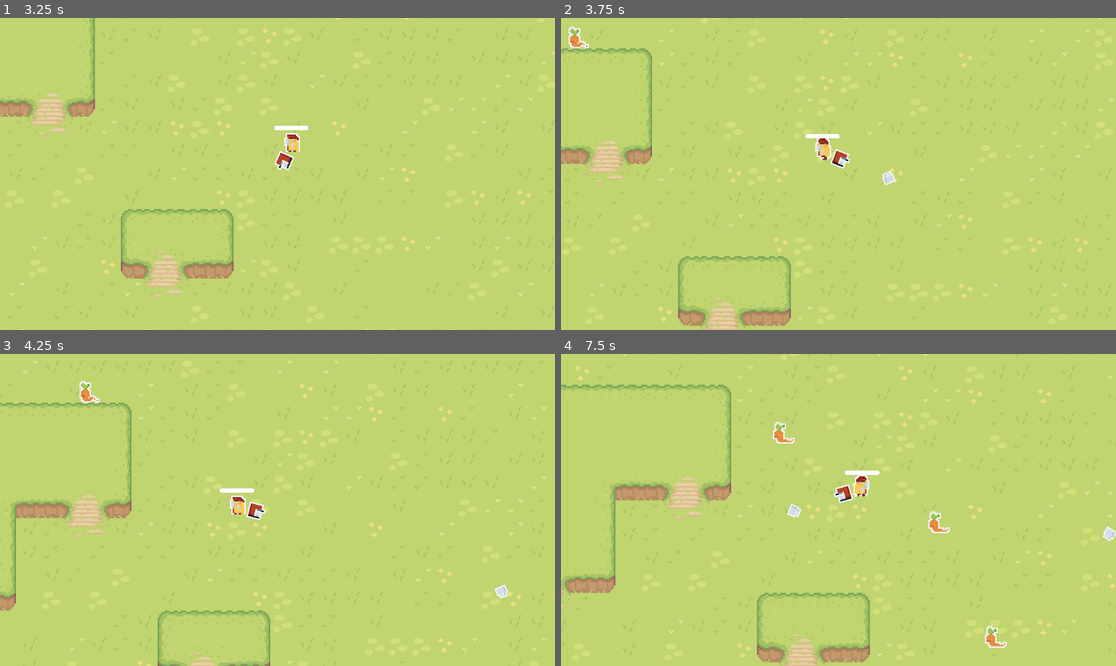
Above: before the commit, frames 1-4 (two rows, left to right).
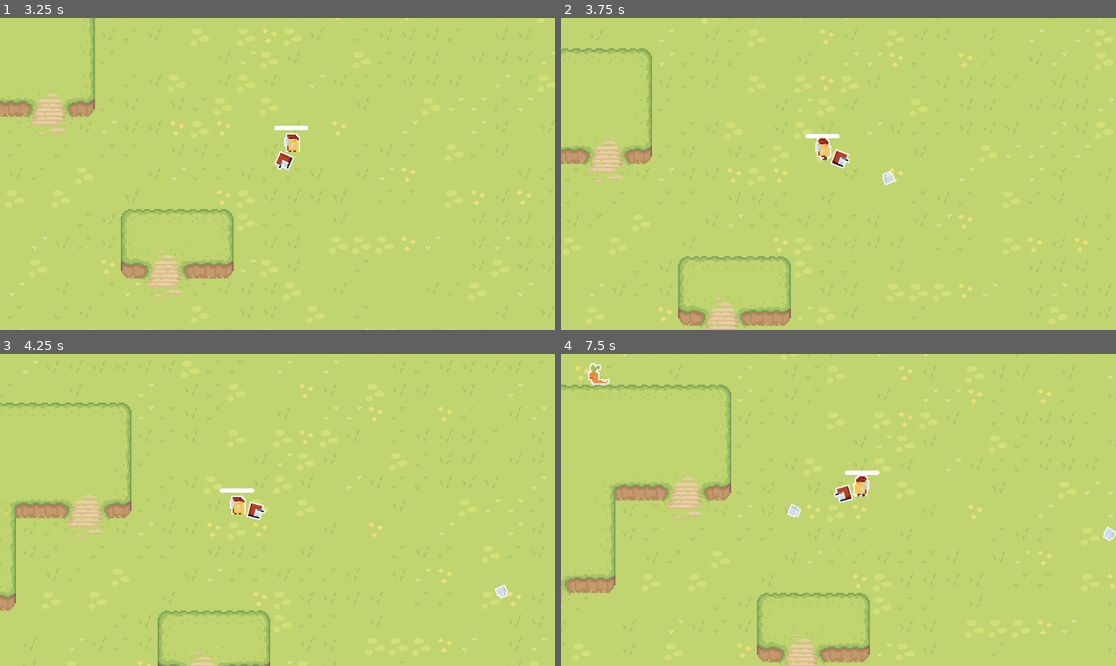
Above: after the commit, the same moments.

Repository: iAn999891/GODOTGAME
Game: Godot game, scene res://Scene/game_scene.tscn
Same seed, same stepped clock (60 frames per second), same inputs: the game is played once before the commit and once after it.
Inputs (mouse positions are in pixels of both pictures, inside the frame that each line leads up to):
- Up to frame 1 (3.25 s): move the mouse to (399, 158) at 0.52 s; hold D (Move_right) 0.53-1.28 s; click (399, 158) at 0.6 s; move the mouse to (166, 189) at 1.27 s; hold S (Move_down) 1.28-2.03 s; click (166, 189) at 1.35 s; move the mouse to (333, 105) at 2.02 s; hold D (Move_right) 2.03-2.78 s; click (333, 105) at 2.1 s; move the mouse to (249, 236) at 2.77 s; hold W (Move_up) from 2.78 s (still down); click (249, 236) at 2.85 s
- Up to frame 2 (3.75 s): move the mouse to (1005, 220) at 3.52 s; release W (Move_up) at 3.53 s; hold A (Move_left) from 3.53 s (still down); click (1005, 220) at 3.6 s
- Up to frame 3 (4.25 s): keep holding A (Move_left)
- Up to frame 4 (7.5 s): move the mouse to (672, 463) at 4.27 s; click (672, 463) at 4.35 s; move the mouse to (866, 510) at 5.02 s; release A (Move_left) at 5.03 s; hold S (Move_down) 5.03-5.78 s; click (866, 510) at 5.1 s; move the mouse to (755, 432) at 5.77 s; hold D (Move_right) 5.78-6.53 s; click (755, 432) at 5.85 s; move the mouse to (960, 494) at 6.52 s; hold W (Move_up) 6.53-7.28 s; click (960, 494) at 6.6 s; move the mouse to (727, 525) at 7.27 s; hold D (Move_right) from 7.28 s (still down); click (727, 525) at 7.35 s

Frame 1 is identical in both runs. In frame 2, 0.2% of the frame differs, in the area x 1-6%, y 2-10%; in frame 3, 0.2%; in frame 4, 0.7%, in the area x 4-81%, y 2-95%.

Commit message:
the movment of the ending screen was so clean

Diff:
--- a/will-and-ian-godot-game-/Scene/game_scene.gd
+++ b/will-and-ian-godot-game-/Scene/game_scene.gd
@@ -10,3 +10,8 @@
 
 func _on_timer_timeout() -> void:
 	spawn_mob()
+
+
+func _on_player_health_depleted() -> void:
+	%Gameover.visible = true
+	get_tree().paused = true
--- a/will-and-ian-godot-game-/Scene/game_scene.tscn
+++ b/will-and-ian-godot-game-/Scene/game_scene.tscn
@@ -574,8 +574,37 @@
 position = Vector2(-219, -150)
 rotation = 0.006818076
 
+[node name="Gameover" type="CanvasLayer" parent="Player" unique_id=356292520]
+unique_name_in_owner = true
+visible = false
+
+[node name="ColorRect" type="ColorRect" parent="Player/Gameover" unique_id=633762624]
+anchors_preset = 15
+anchor_right = 1.0
+anchor_bottom = 1.0
+grow_horizontal = 2
+grow_vertical = 2
+color = Color(0, 0, 0, 0.49019608)
+
+[node name="Label" type="Label" parent="Player/Gameover/ColorRect" unique_id=367575439]
+layout_mode = 1
+anchors_preset = 8
+anchor_left = 0.5
+anchor_top = 0.5
+anchor_right = 0.5
+anchor_bottom = 0.5
+offset_left = -46.0
+offset_top = -11.5
+offset_right = 46.0
+offset_bottom = 11.5
+grow_horizontal = 2
+grow_vertical = 2
+theme_override_font_sizes/font_size = 100
+text = "GAME OVER"
+
 [node name="Timer" type="Timer" parent="." unique_id=1635490516]
-wait_time = 2.0
+wait_time = 5.0
 autostart = true
 
+[connection signal="health_depleted" from="Player" to="." method="_on_player_health_depleted"]
 [connection signal="timeout" from="Timer" to="." method="_on_timer_timeout"]
